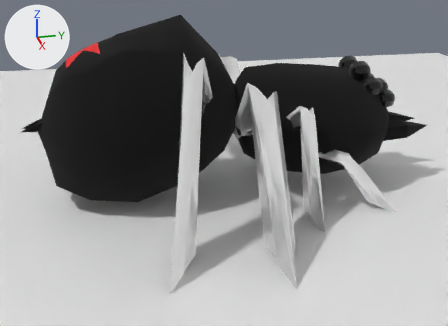
An edit to the Blender file boss_1.blend, drawn before and after from the same camera.
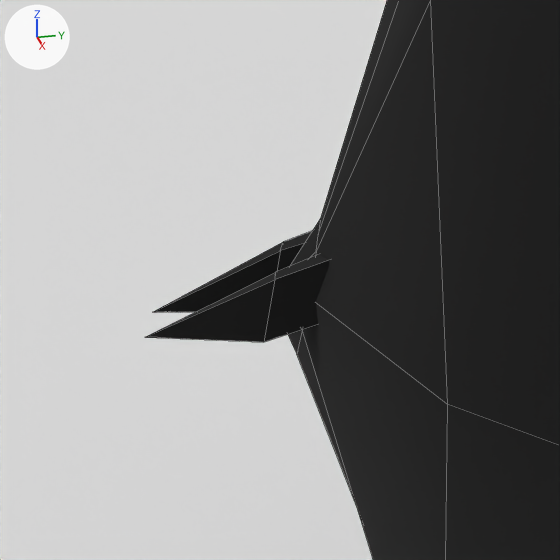
Each version is shown whole from a 50 mm camera at (14.89, -2.59, 5.7) aimed at (0.41, 0.56, 0.21), then close up on the part from 1% to 16% of the width and 28% to 49% of the height. The axes (+X, +Y, +Z) are drawn at upper left. The lights are the same throughout. The close-ups show mesh edges as thin lines.
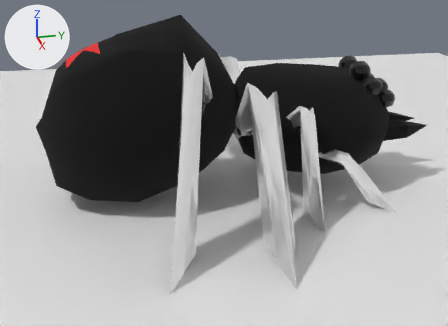
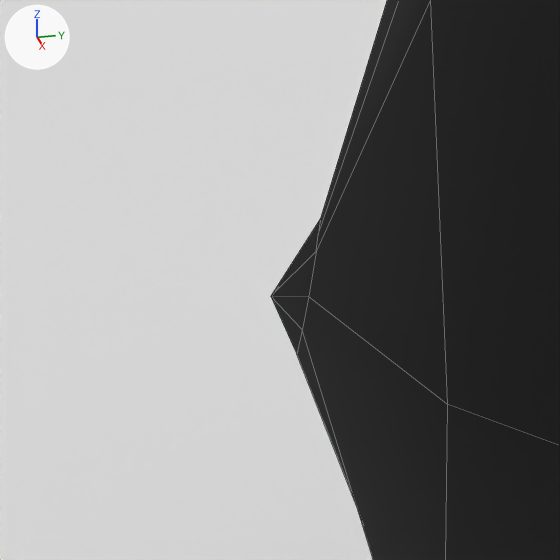
Edits to the scene script, one JSON object a line:
```json
{"block": "me_cube", "where": "me_cube.from_pydata(...)  # 496 vertices, 489 faces; spans x 0.0..16.2, y -18.5..12.9, z -0.3..13.8"}
{"block": "me_cube", "where": "# used by ob_cube; location = (0.0, 0.0, -0.733); rotation_euler = (0.0, 0.0, -3.142), in degrees (0, 0, -180); scale = (0.334, 0.334, 0.334)"}
{"block": "me_cube", "change": "me_cube part 1: the loose piece of 12 vertices spanning x 0.1..0.6, y 10.7..12.9, z 5.9..6.8 is deleted"}
```

Where the change shows, as pixel boxes [x1, y1, x2, y2] in the close-ups (560 x 560 px):
```json
{"object": "Cube", "change": "reshaped", "before": [146, 0, 560, 560], "after": [271, 0, 560, 560]}
{"part": 1, "of": "me_cube", "change": "deleted", "before": [146, 231, 330, 342], "on screen": "black"}
```
